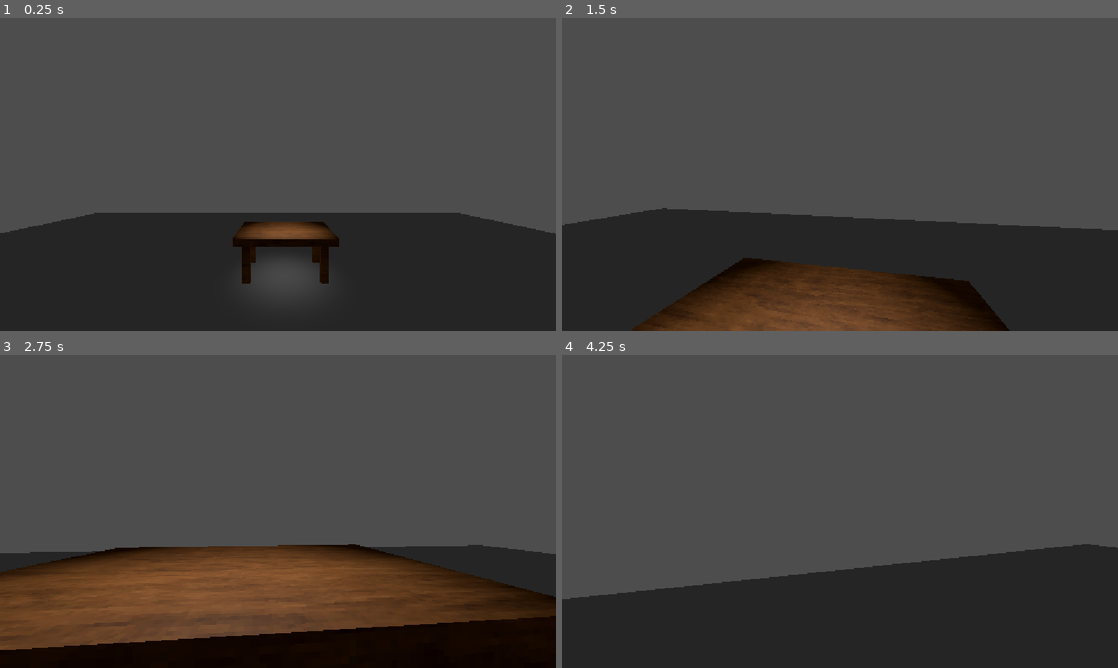
Above: before the commit, frames 1-4 (two rows, left to right).
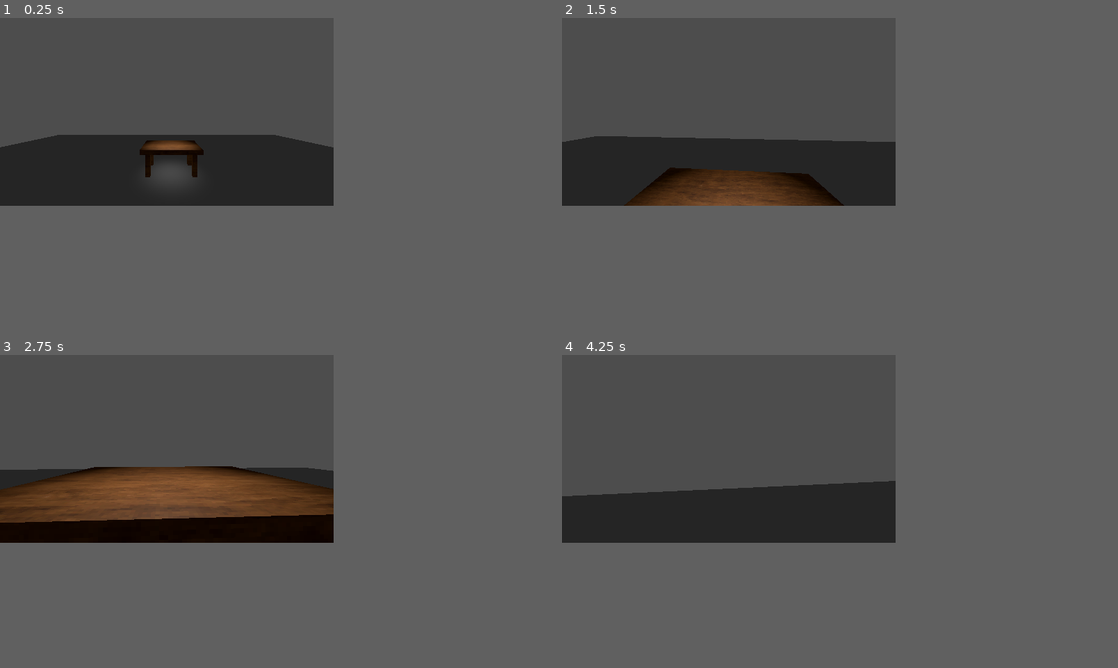
Above: after the commit, the same moments.

Repository: TheM0RSE/GameOff2026
Game: Godot game, scene res://Scenes/Main.tscn
Two runs of this game, one before a commit and one after it. Both use one fixed random seed, a clock stepped at 60 frames per second and the inputs below.
Inputs (mouse positions are in pixels of both pictures, inside the frame that each line leads up to):
- Up to frame 1 (0.25 s): no input
- Up to frame 2 (1.5 s): move the mouse to (867, 174) at 0.52 s; hold W (up) from 0.53 s (still down); tap Space (jump) at 0.77 s; move the mouse to (812, 174) at 1.27 s
- Up to frame 3 (2.75 s): keep holding W (up); tap Space (jump) at 1.52 s; tap Enter at 2 s; move the mouse to (289, 505) at 2.02 s
- Up to frame 4 (4.25 s): keep holding W (up); tap Space (jump) at 2.75, 3.02, 3.77 s; move the mouse to (834, 517) at 2.77 s; move the mouse to (878, 514) at 3.52 s
In our replay, the window is 800x450 before the commit and 480x270 after it. These sizes can differ from the game's own. Grey fills any space a smaller window leaves; there, only what the larger window draws over its background counts as a difference.

The runs differ from the first frame. In frame 1, 43% of the frame differs, in the area x 0-100%, y 0-89%; in frame 2, 49%; in frame 3, 53%, in the area x 0-100%, y 35-100%; in frame 4, 42%.

Commit message:
Add PSX pixelation settings

Diff:
--- a/Scenes/Main.tscn
+++ b/Scenes/Main.tscn
@@ -5,6 +5,7 @@
 
 [sub_resource type="Environment" id="Environment_3n5wa"]
 volumetric_fog_enabled = true
+volumetric_fog_temporal_reprojection_enabled = false
 
 [node name="Node3D" type="Node3D" unique_id=1558236688]
 
--- a/project.godot
+++ b/project.godot
@@ -17,8 +17,12 @@
 
 [display]
 
-window/stretch/mode="canvas_items"
-window/stretch/aspect="expand"
+window/size/viewport_width=480
+window/size/viewport_height=270
+window/size/mode=3
+window/size/resizable=false
+window/stretch/mode="viewport"
+window/stretch/scale_mode="integer"
 
 [input]
 
